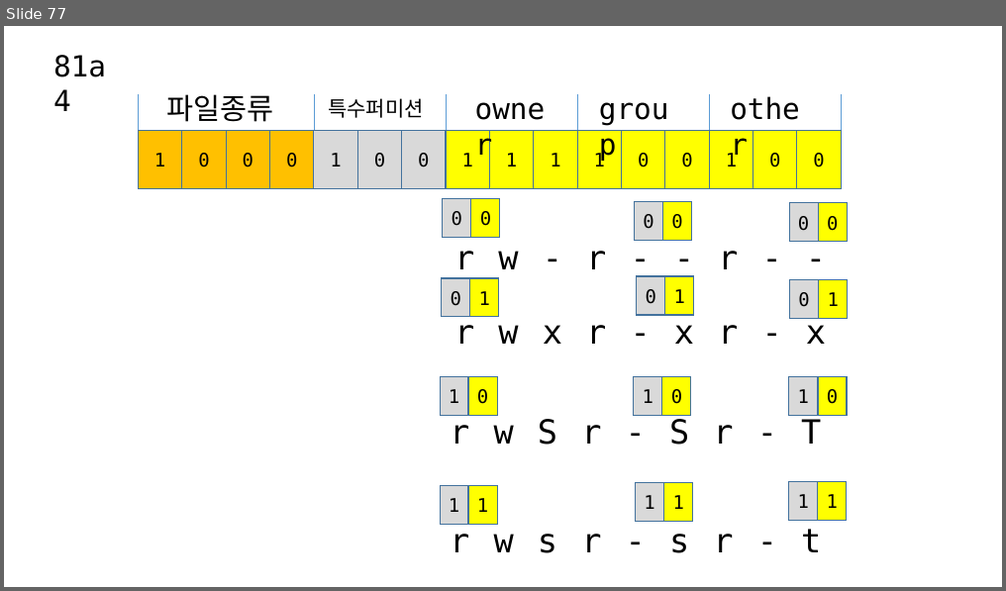
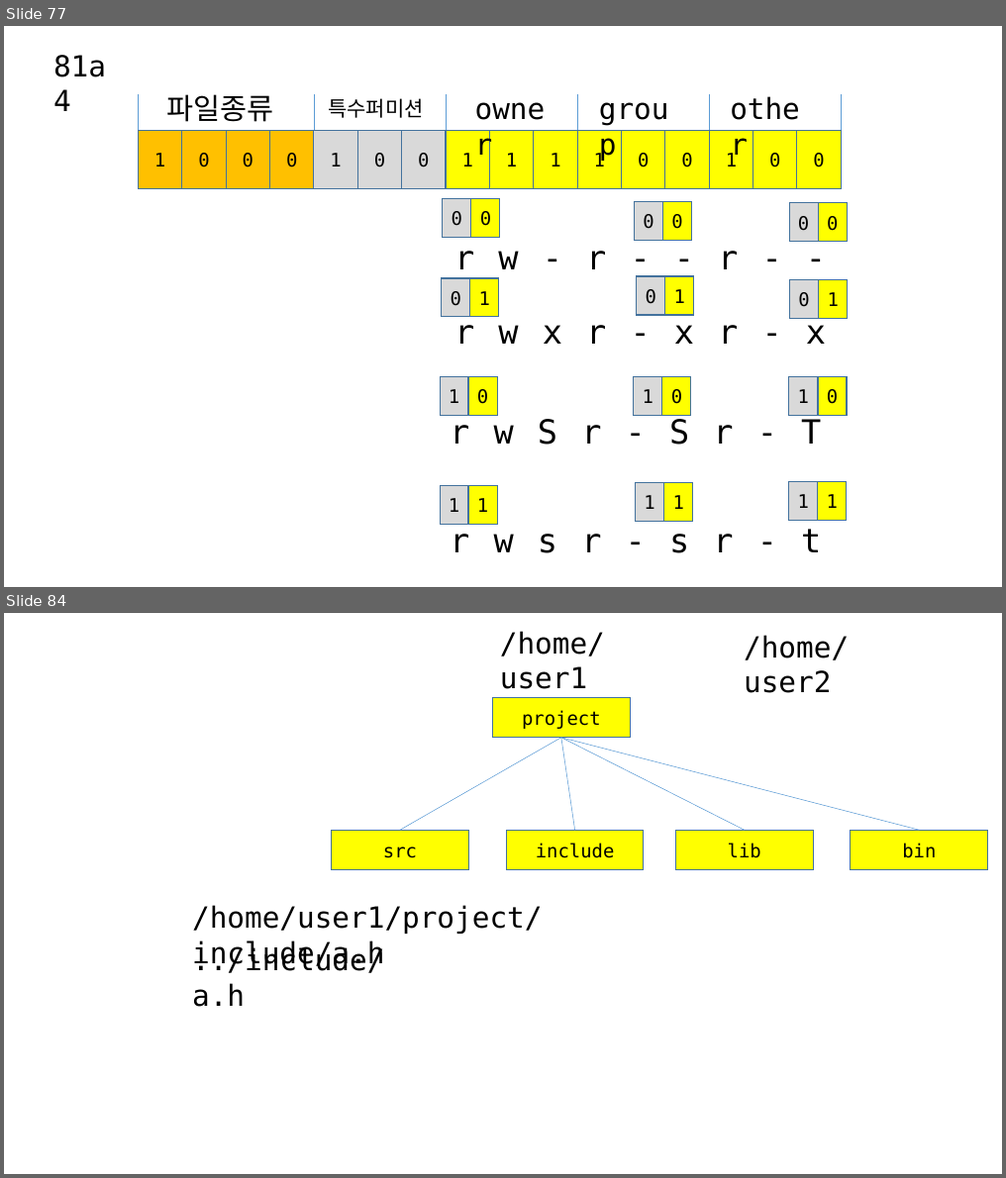
Before and after one commit to imguru-mooc/linux, a slide deck: 수업판서.pptx. Shown one above the other, each under a label of ours: slide 77 before the commit, slides 77 and 84 after it; the slides between them are not shown. The pictures are 1006x591 and 1006x1178 pixels, drawn with LibreOffice and Linux fonts; fonts in the diff are those of the drawing. Boxes give left, top, right and bottom in pixels: in the first picture for what was removed or moved away, otherwise in the second. Text is boxed around its words. In the diff, an @@ line names an element or a change of style, - is before the commit and + after.

```diff
--- a/수업판서.pptx
+++ b/수업판서.pptx
@@ slide 84 added at [4,613,1002,1174], background #FFFFFF @@
@@ text added at [500,631,605,689], 28 pt, text #000000 @@
+/home/user1
@@ text added at [744,635,848,693], 28 pt, text #000000 @@
+/home/user2
@@ rectangle added at [493,697,631,738], fill #FFFF00, outline #43739E 1 pt, 18 pt, text #000000 @@
+project
@@ line added from (561, 738) to (400, 830), #5B9BD5 0.5 pt @@
@@ line added from (561, 738) to (575, 830), #5B9BD5 0.5 pt @@
@@ line added from (561, 738) to (745, 830), #5B9BD5 0.5 pt @@
@@ line added from (561, 738) to (920, 830), #5B9BD5 0.5 pt @@
@@ rectangle added at [331,830,469,870], fill #FFFF00, outline #43739E 1 pt, 18 pt, text #000000 @@
+src
@@ rectangle added at [506,830,645,870], fill #FFFF00, outline #43739E 1 pt, 18 pt, text #000000 @@
+include
@@ rectangle added at [675,830,813,870], fill #FFFF00, outline #43739E 1 pt, 18 pt, text #000000 @@
+lib
@@ rectangle added at [850,830,988,870], fill #FFFF00, outline #43739E 1 pt, 18 pt, text #000000 @@
+bin
@@ text added at [192,905,542,1007], 28 pt, text #000000 @@
+/home/user1/project/include/a.h
@@ text added at [192,941,384,969], 28 pt, text #000000 @@
+../include/a.h
```
Also in this commit, not shown: 8 other slides added, 8 other files.
